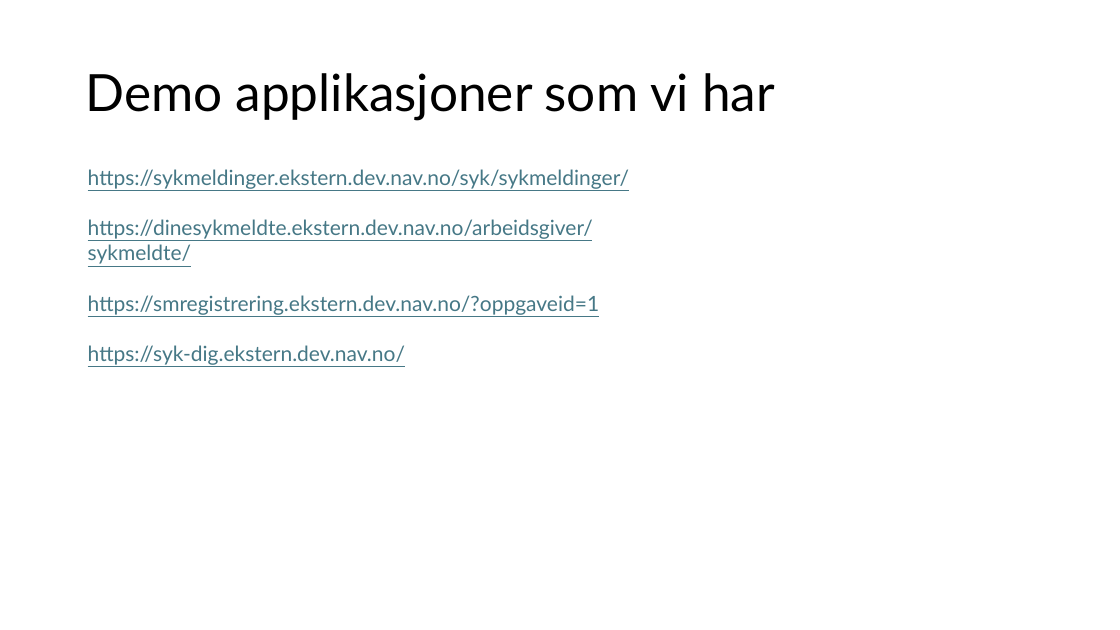
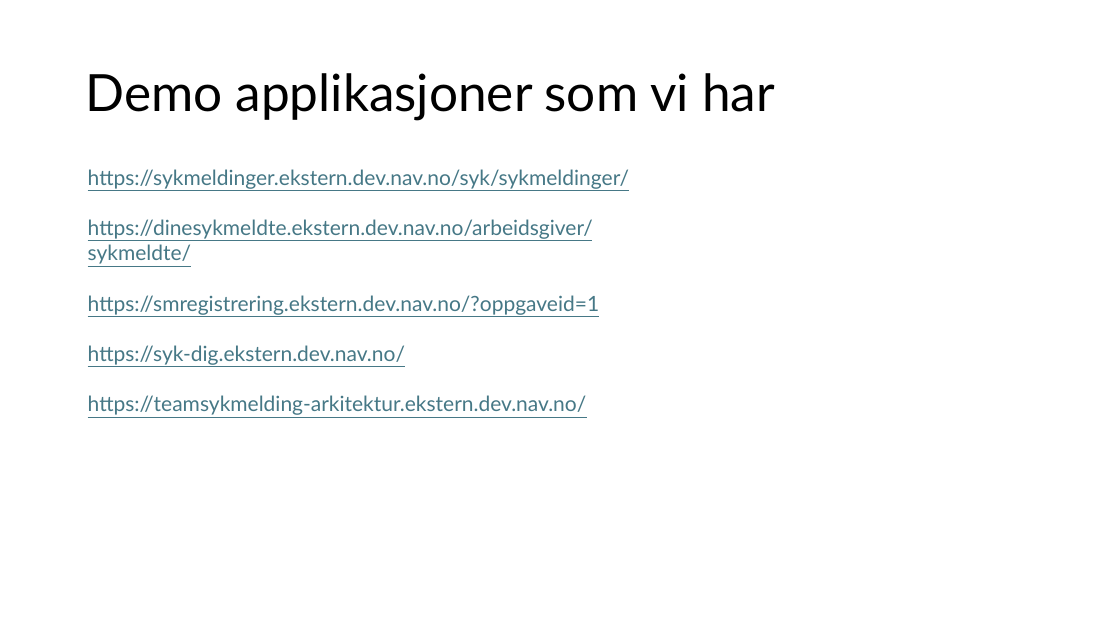
Before and after one commit to MikAoJk/slides, a slide deck: slide 6 of Hva gjør eg på jobb.pptx. Drawn at 1120x630 pixels with LibreOffice and Linux fonts; fonts in the diff are those of the drawing. Boxes give left, top, right and bottom in pixels: in the first picture for what was removed or moved away, otherwise in the second. Text is boxed around its words. In the diff, an @@ line names an element or a change of style, - is before the commit and + after.

```diff
--- a/Hva gjør eg på jobb.pptx
+++ b/Hva gjør eg på jobb.pptx
@@ text at [88,295,599,415]: text changed @@
-https://smregistrering.ekstern.dev.nav.no/?oppgaveid=1
-https://syk-dig.ekstern.dev.nav.no/
+https://smregistrering.ekstern.dev.nav.no/?oppgaveid=1
+https://syk-dig.ekstern.dev.nav.no/
+https://teamsykmelding-arkitektur.ekstern.dev.nav.no/
```
Also in this commit, not shown: 3 other slides changed.
